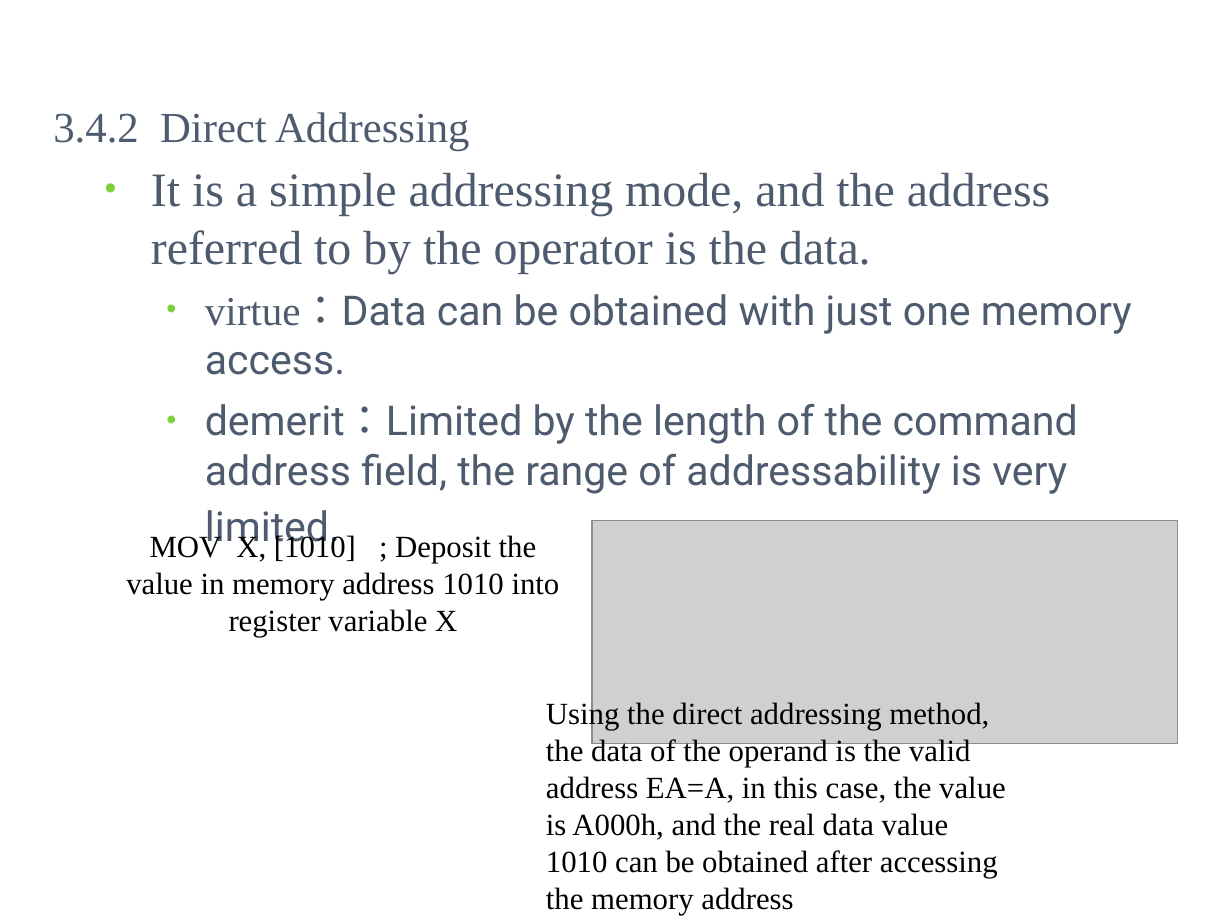
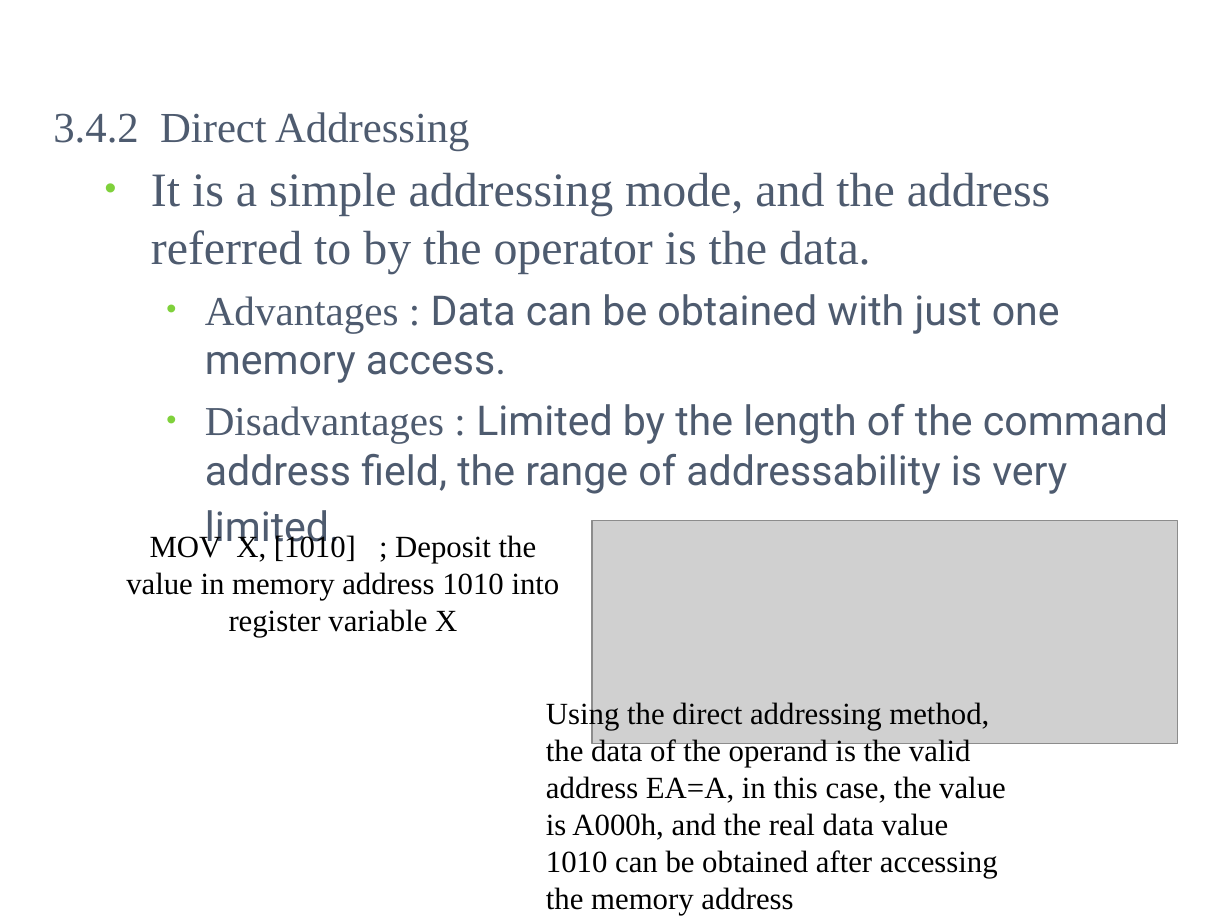
Before and after one commit to kevincdj3269-hash/CLASS-Comptuer-Architecture-, a slide deck: slide 65 of Course/ch03.ppt. Drawn at 1232x924 pixels with LibreOffice and Linux fonts; fonts in the diff are those of the drawing; grey boxes stand for pictures; background and template pictures are left out. Boxes give left, top, right and bottom in pixels: in the first picture for what was removed or moved away, otherwise in the second. Text is boxed around its words. In the diff, an @@ line names an element or a change of style, - is before the commit and + after.

```diff
--- a/Course/ch03.ppt
+++ b/Course/ch03.ppt
@@ text at (205, 294, 1168, 551): text changed @@
-  • virtue：Data can be obtained with just one memory access.
-  • demerit：Limited by the length of the command address field, the range of addressability is very limited.
+  • Advantages : Data can be obtained with just one memory access.
+  • Disadvantages : Limited by the length of the command address field, the range of addressability is very limited.
```
Also in this commit, not shown: 41 other slides changed.
